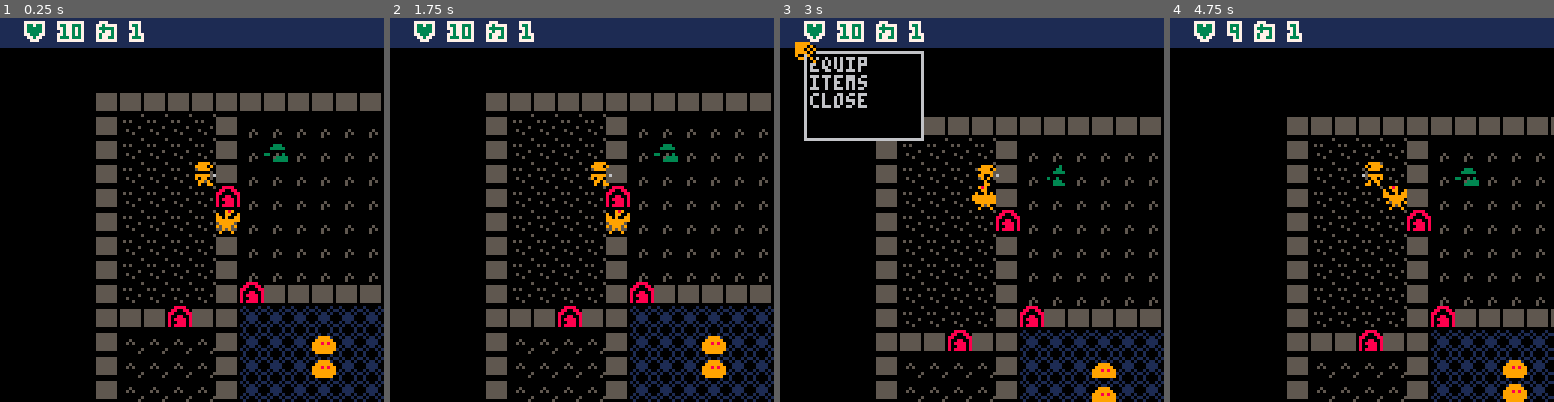
Above: before the commit, frames 1-4 (left to right).
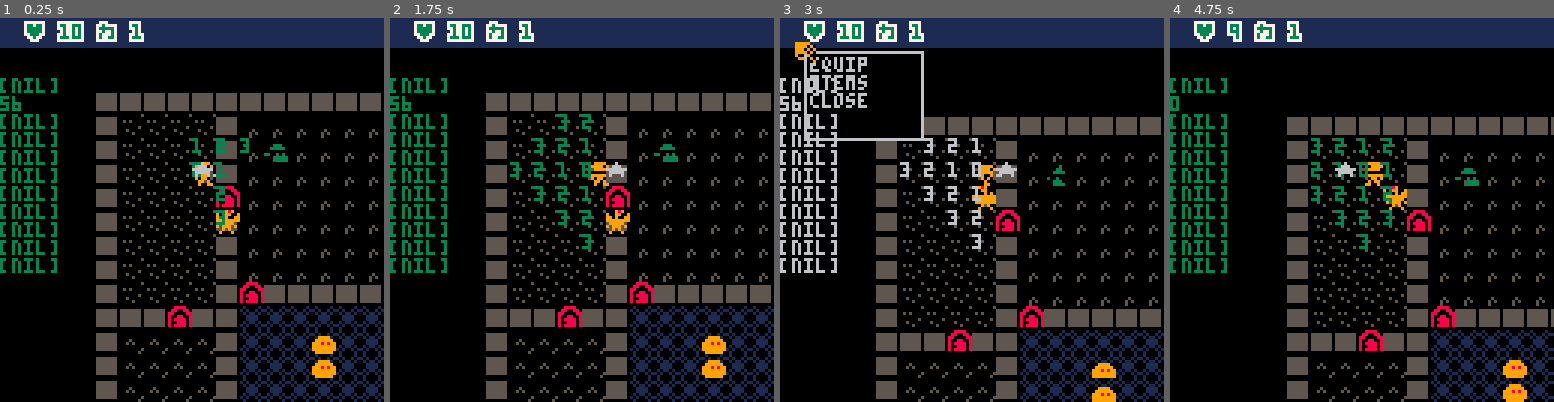
Above: after the commit, the same moments.

Repository: chebastian/picoabyss
Game: PICO-8 cartridge rouge.p8
Two runs of this game, one before a commit and one after it. Both use one fixed random seed, a clock stepped at 60 frames per second and the inputs below.
Inputs:
- Up to frame 1 (0.25 s): no input
- Up to frame 2 (1.75 s): tap X (X key) at 0.33, 1.07 s; tap O (Z key) at 0.7, 1.7 s; hold Right from 1.6 s (still down)
- Up to frame 3 (3 s): tap X (X key) at 1.85, 2.97 s; release Right at 2.1 s; tap O (Z key) at 2.1, 2.5, 2.9 s; hold Up 2.15-2.42 s; hold Right from 2.47 s (still down)
- Up to frame 4 (4.75 s): release Right at 3.03 s; hold Left 3.08-3.58 s; tap O (Z key) every 0.4 s from 3.3 to 4.5 s; hold Down 3.63-3.97 s; hold Right 4.02-4.68 s; tap X (X key) at 4.08 s; hold Up from 4.73 s (still down)

The runs differ from the first frame. In frame 1, 3.1% of the frame differs, in the area x 0-65%, y 15-67%; in frame 2, 3.6%, in the area x 0-62%, y 15-67%; in frame 3, 3.4%; in frame 4, 3.6%.

Commit message:
tmp, tile sig

Diff:
--- a/rouge.p8
+++ b/rouge.p8
@@ -7,7 +7,7 @@
  _dbg = {}
 	_wnd = {}
 
-	_drw_dbg = false
+	_drw_dbg = true
 	_upd = upd_game
 	_drw = drw_game
 	push_upd(upd_game)
@@ -17,9 +17,11 @@
 	_➡️ = p(1,0)
 	buttons = {⬅️,➡️,⬆️,⬇️}
 	dirs = {_⬅️,_➡️,_⬆️,_⬇️}
-	dir8 = {p(-1,0),p(-1,1),p(-1,-1),
-	        p(0,1),p(0,-1),
-	        p(1,0), p(1,1), p(1,-1)}
+	dir8 = {p(-1,0),p(-1,-1),
+	    				p(0,-1),
+	        p(1,-1),p(1,0),
+	        p(1,1), p(0,1),
+	        p(-1,1)}
 	sfx_wkl=0
 	sfx_bmp=1
 	sfx_lmp=2
@@ -57,6 +59,7 @@
 	cls()
  _drw()
  drw_win()
+ _dbg[1] = tile_sig(_plyr.pos)
 
  if _drw_dbg then
 	 cursor(0,20)
@@ -1523,6 +1526,20 @@
  for k,v in pairs(_ps) do
   mset(v.x,v.y,9)
  end
+end
+
+function tile_sig(po)
+ local sig = 0
+ for d in all(dir8) do
+  if chk_solid(add_t(po,d)) then
+   sig += 1
+   sig = shl(sig,1)
+  else
+   sig = shl(sig,1)
+  end
+ end
+
+ return sig
 end
 
 -->8
